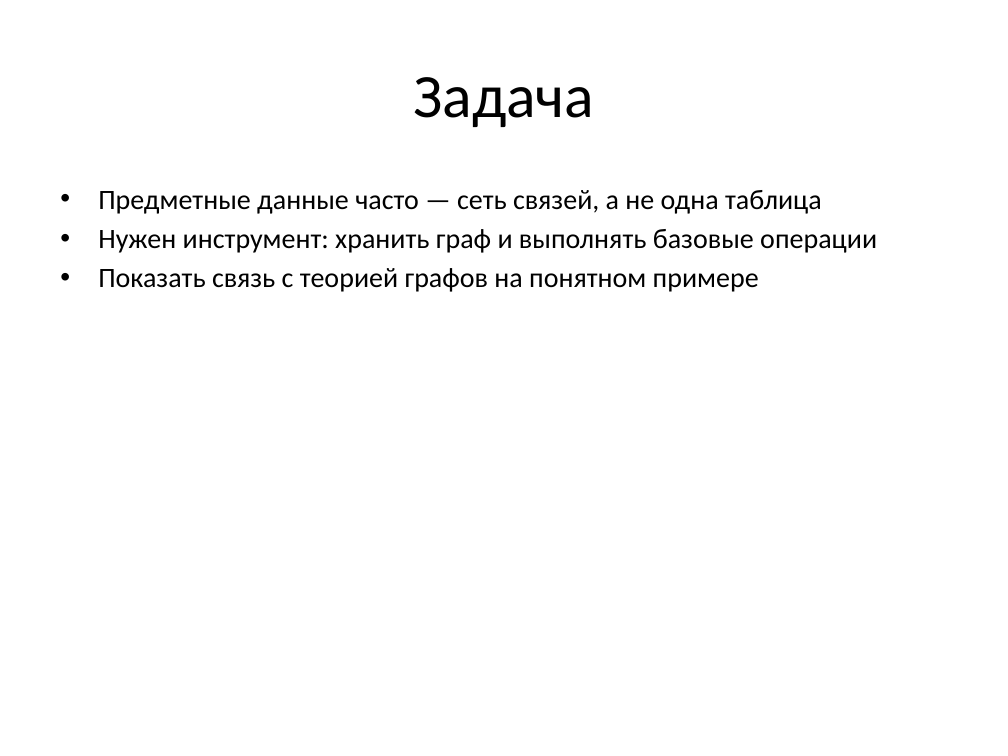
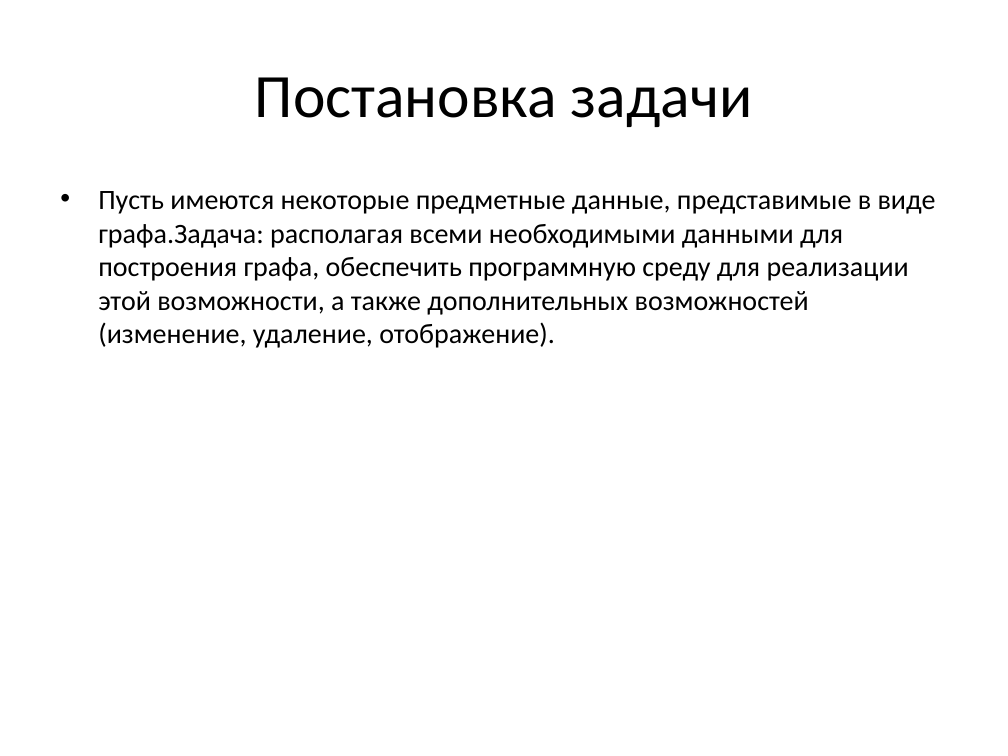
Before and after one commit to SasnikOmega/graph-search-engine, a slide deck: slide 3 of docs/презентация.pptx (slide 2 before the commit). Drawn at 1008x756 pixels with LibreOffice and Linux fonts; fonts in the diff are those of the drawing. Boxes give left, top, right and bottom in pixels: in the first picture for what was removed or moved away, otherwise in the second. Text is boxed around its words. In the diff, an @@ line names an element or a change of style, - is before the commit and + after.

```diff
--- a/docs/презентация.pptx
+++ b/docs/презентация.pptx
@@ title at bbox=[255, 77, 752, 127]: text changed @@
-Задача
+Постановка задачи
@@ text at bbox=[98, 191, 936, 348]: text changed @@
-• Предметные данные часто — сеть связей, а не одна таблица
-• Нужен инструмент: хранить граф и выполнять базовые операции
-• Показать связь с теорией графов на понятном примере
+• Пусть имеются некоторые предметные данные, представимые в виде графа.Задача: располагая всеми необходимыми данными для построения графа, обеспечить программную среду для реализации этой возможности, а также дополнительных возможностей (изменение, удаление, отображение).
```
Also in this commit, not shown: 6 other slides changed, 4 slides added, 3 slides removed.
